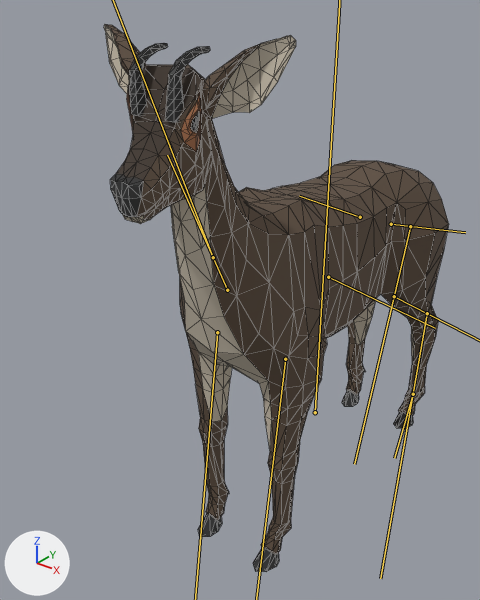
A saved change to the glTF model rysy/models/animals/chamois.glb.
Rendered twice from a 50 mm camera at (0.768, -1.285, 1.26) aimed at (-0.1, -0.201, 0.588). Lighting does not change. The marker at lower left points along +X, +Y and +Z. The older version comes first. The bones that change are drawn over the model as lines. Mesh edges are drawn as thin lines.

The first picture shows 'Deer'.
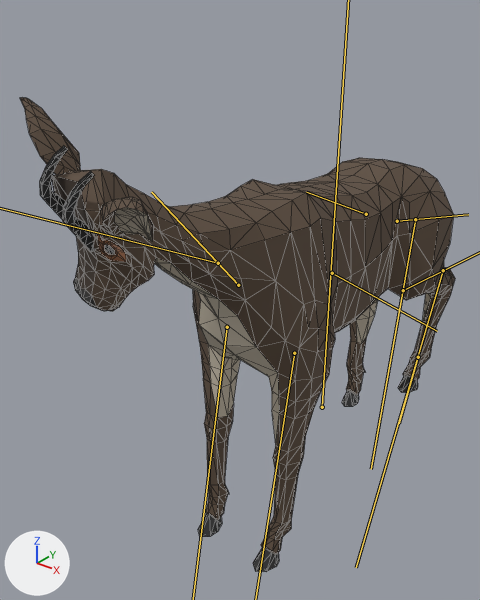
The newer file adds an action. The first version stands in its rest pose; the second is drawn at frame 3 of the action 'Attack_Headbutt'.

Boxes (x1, y1, x2, y2) around the edits, measured in the pictures (480 x 600 px):
'Deer', posed (26% wider, 13% shorter)
    before: (104, 24, 449, 572)
    after: (20, 97, 455, 572)
bone 'Neck1', root to tip
    before: (227, 290) to (167, 155)
    after: (238, 285) to (151, 192)
bone 'BackShoulder.L', root to tip
    before: (391, 224) to (465, 232)
    after: (397, 221) to (468, 214)
bone 'BackLeg.L', root to tip
    before: (410, 226) to (354, 464)
    after: (415, 219) to (371, 469)
bone 'BackLowerLeg.L', root to tip
    before: (427, 313) to (380, 578)
    after: (443, 270) to (356, 567)
bone 'BackShoulder.R', root to tip
    before: (360, 217) to (299, 196)
    after: (366, 214) to (306, 192)
bone 'BackUpperLeg.R', root to tip
    before: (328, 277) to (435, 328)
    after: (332, 273) to (437, 331)
bone 'IKBackLeg.L', root to tip
    before: (413, 394) to (394, 458)
    after: (418, 357) to (399, 423)

Diff of the bpy script that builds the scene:
```diff
--- a/rysy/models/animals/chamois.glb.py
+++ b/rysy/models/animals/chamois.glb.py
@@ bone_body @@
 bone_body = bpy.data.objects['AnimalArmature'].pose.bones['Body']
-bone_body.location = (0.0, 0.0, 0.0)
+bone_body.location = (0.0, 0.0, -0.12)
@@ bone_neck1 @@
 bone_neck1 = bpy.data.objects['AnimalArmature'].pose.bones['Neck1']  # child of 'Torso3'
-bone_neck1.rotation_quaternion = (1.0, 0.0, 0.0, 0.0)  # degrees (0, 0, 0)
+bone_neck1.rotation_quaternion = (0.991, -0.137, 0.0, 0.0)  # degrees (-16, 0, 0)
@@ bone_neck2 @@
 bone_neck2 = bpy.data.objects['AnimalArmature'].pose.bones['Neck2']  # child of 'Neck1'
-bone_neck2.rotation_quaternion = (1.0, 0.0, 0.0, 0.0)  # degrees (0, 0, 0)
+bone_neck2.rotation_quaternion = (0.962, -0.214, -0.168, -0.035)  # degrees (-25, -20, 0)
@@ bone_frontupperleg_l @@
 bone_frontupperleg_l = bpy.data.objects['AnimalArmature'].pose.bones['FrontUpperLeg.L']  # child of 'FrontShoulder.L'
-bone_frontupperleg_l.rotation_quaternion = (1.0, 0.0, 0.0, 0.0)  # degrees (0, 0, 0)
+bone_frontupperleg_l.rotation_quaternion = (1.0, -0.029, 0.0, 0.0)  # degrees (-3, 0, 0)
@@ bone_frontupperleg_r @@
 bone_frontupperleg_r = bpy.data.objects['AnimalArmature'].pose.bones['FrontUpperLeg.R']  # child of 'FrontShoulder.R'
-bone_frontupperleg_r.rotation_quaternion = (1.0, 0.0, 0.0, 0.0)  # degrees (0, 0, 0)
+bone_frontupperleg_r.rotation_quaternion = (1.0, -0.029, 0.0, 0.0)  # degrees (-3, 0, 0)
@@ bone_backshoulder_l @@
 bone_backshoulder_l = bpy.data.objects['AnimalArmature'].pose.bones['BackShoulder.L']  # child of 'Back'
-bone_backshoulder_l.rotation_quaternion = (1.0, 0.0, 0.0, 0.0)  # degrees (0, 0, 0)
+bone_backshoulder_l.rotation_quaternion = (0.995, 0.021, -0.02, 0.1)  # degrees (2, -3, 11)
@@ bone_backleg_l @@
 bone_backleg_l = bpy.data.objects['AnimalArmature'].pose.bones['BackLeg.L']  # child of 'BackShoulder.L'
-bone_backleg_l.rotation_quaternion = (1.0, 0.0, 0.0, 0.0)  # degrees (0, 0, 0)
+bone_backleg_l.rotation_quaternion = (0.999, -0.026, -0.027, 0.038)  # degrees (-3, -3, 4)
@@ bone_backupperleg_l @@
 bone_backupperleg_l = bpy.data.objects['AnimalArmature'].pose.bones['BackUpperLeg.L']  # child of 'BackLeg.L'
-bone_backupperleg_l.rotation_quaternion = (1.0, 0.0, 0.0, 0.0)  # degrees (0, 0, 0)
+bone_backupperleg_l.rotation_quaternion = (0.969, 0.244, 0.033, 0.035)  # degrees (28, 3, 5)
@@ bone_backlowerleg_l @@
 bone_backlowerleg_l = bpy.data.objects['AnimalArmature'].pose.bones['BackLowerLeg.L']  # child of 'BackUpperLeg.L'
-bone_backlowerleg_l.rotation_quaternion = (1.0, 0.0, 0.0, 0.0)  # degrees (0, 0, 0)
+bone_backlowerleg_l.rotation_quaternion = (0.954, 0.298, 0.001, -0.035)  # degrees (35, 1, -4)
@@ bone_backshoulder_r @@
 bone_backshoulder_r = bpy.data.objects['AnimalArmature'].pose.bones['BackShoulder.R']  # child of 'Back'
-bone_backshoulder_r.rotation_quaternion = (1.0, 0.0, 0.0, 0.0)  # degrees (0, 0, 0)
+bone_backshoulder_r.rotation_quaternion = (1.0, -0.005, 0.029, -0.009)  # degrees (-1, 3, -1)
@@ bone_backupperleg_r @@
 bone_backupperleg_r = bpy.data.objects['AnimalArmature'].pose.bones['BackUpperLeg.R']  # child of 'BackLeg.R'
-bone_backupperleg_r.rotation_quaternion = (1.0, 0.0, 0.0, 0.0)  # degrees (0, 0, 0)
+bone_backupperleg_r.rotation_quaternion = (1.0, 0.02, -0.002, -0.003)  # degrees (2, 0, 0)
@@ bone_ikbackleg_l @@
 bone_ikbackleg_l = bpy.data.objects['AnimalArmature'].pose.bones['IKBackLeg.L']
-bone_ikbackleg_l.location = (0.0, 0.0, 0.0)
+bone_ikbackleg_l.location = (0.0, -0.45, -0.18)
```
